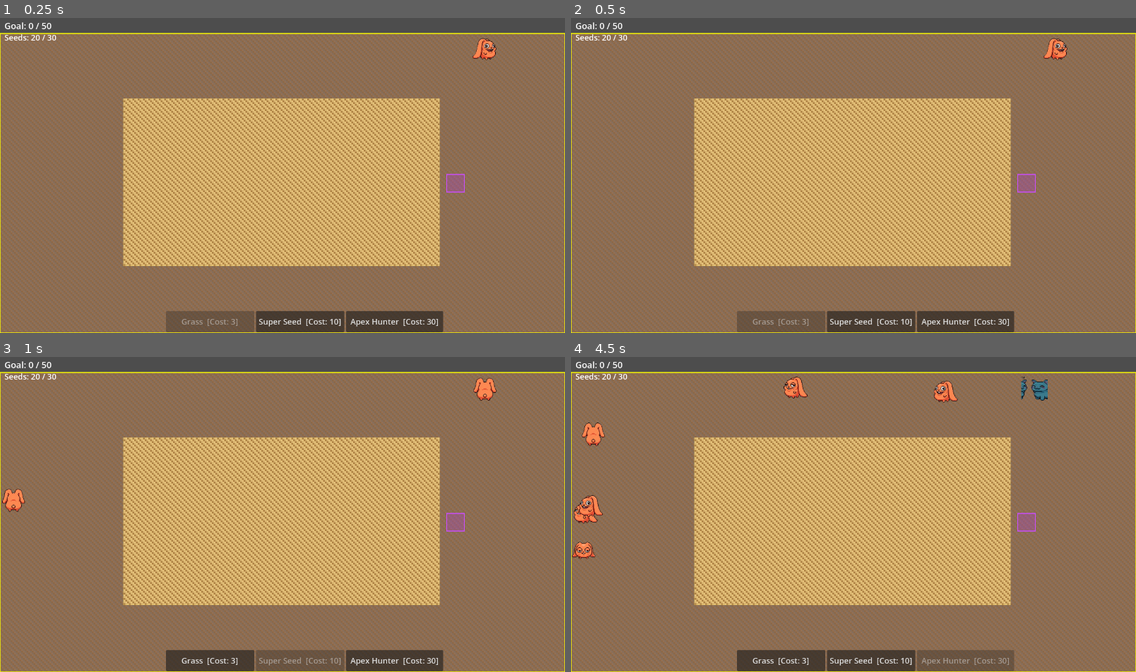
Above: before the commit, frames 1-4 (two rows, left to right).
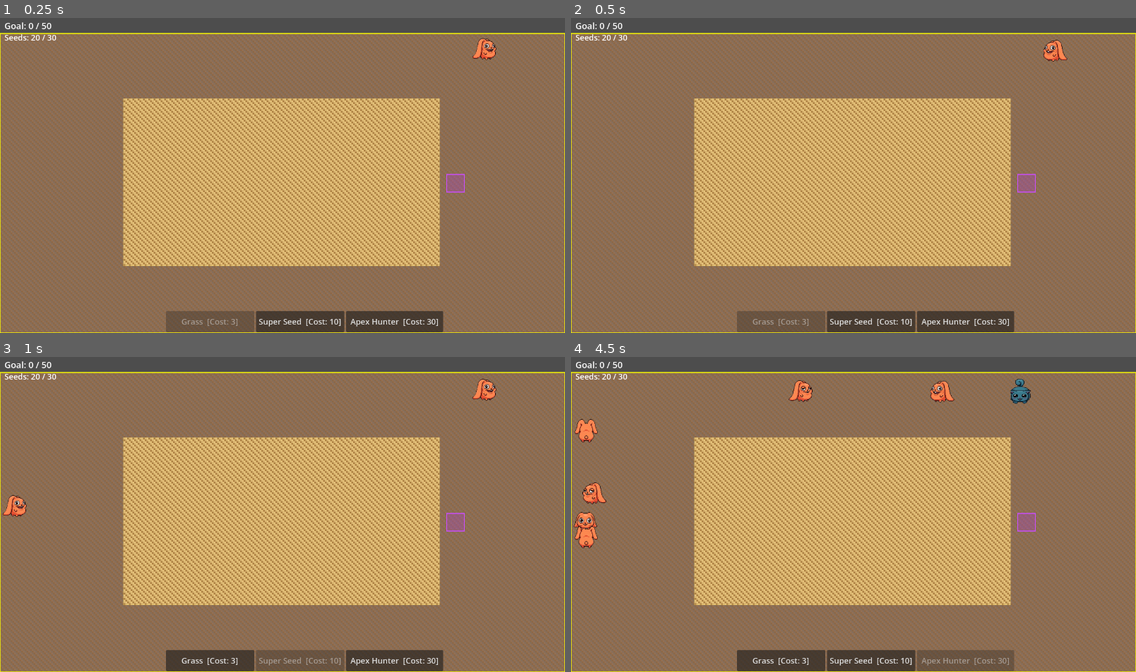
Above: after the commit, the same moments.

Repository: mamo1016/ecosystem-game
Game: Godot game, scene res://world.tscn
Two runs of this game, one before a commit and one after it. Both use one fixed random seed, a clock stepped at 60 frames per second and the inputs below.
Inputs:
- Up to frame 1 (0.25 s): no input
- Up to frame 2 (0.5 s): no input
- Up to frame 3 (1 s): click "Super Seed [Cost: 10]" at 0.5 s
- Up to frame 4 (4.5 s): click "Grass [Cost: 3]" at 1.25 s; click "Apex Hunter [Cost: 30]" at 2 s; click "Grass [Cost: 3]" at 2.75 s; click "Super Seed [Cost: 10]" at 3.5 s; click "Apex Hunter [Cost: 30]" at 4.25 s

Frame 1 is identical in both runs. In frame 2, 0.2% of the frame differs, in the area x 83-88%, y 6-14%; in frame 3, 0.4%; in frame 4, 1.9%, in the area x 0-85%, y 6-65%.

Commit message:
Reduce random direction change chance to 0.000001%

Diff:
--- a/world.gd
+++ b/world.gd
@@ -581,7 +581,7 @@
 					if _try_move(p, p.facing): moved = true
 
 			if not moved:
-				if randf() < 0.01:
+				if randf() < 0.00000001:
 					p.facing = DIRS.pick_random()
 				var wander = DIRS.duplicate()
 				wander.shuffle()
@@ -632,7 +632,7 @@
 						best_dist = dist
 						best_p = p
 
-			if best_p == null and randf() < 0.00001:
+			if best_p == null and randf() < 0.00000001:
 				a.facing = DIRS.pick_random()
 
 			var moved = false
